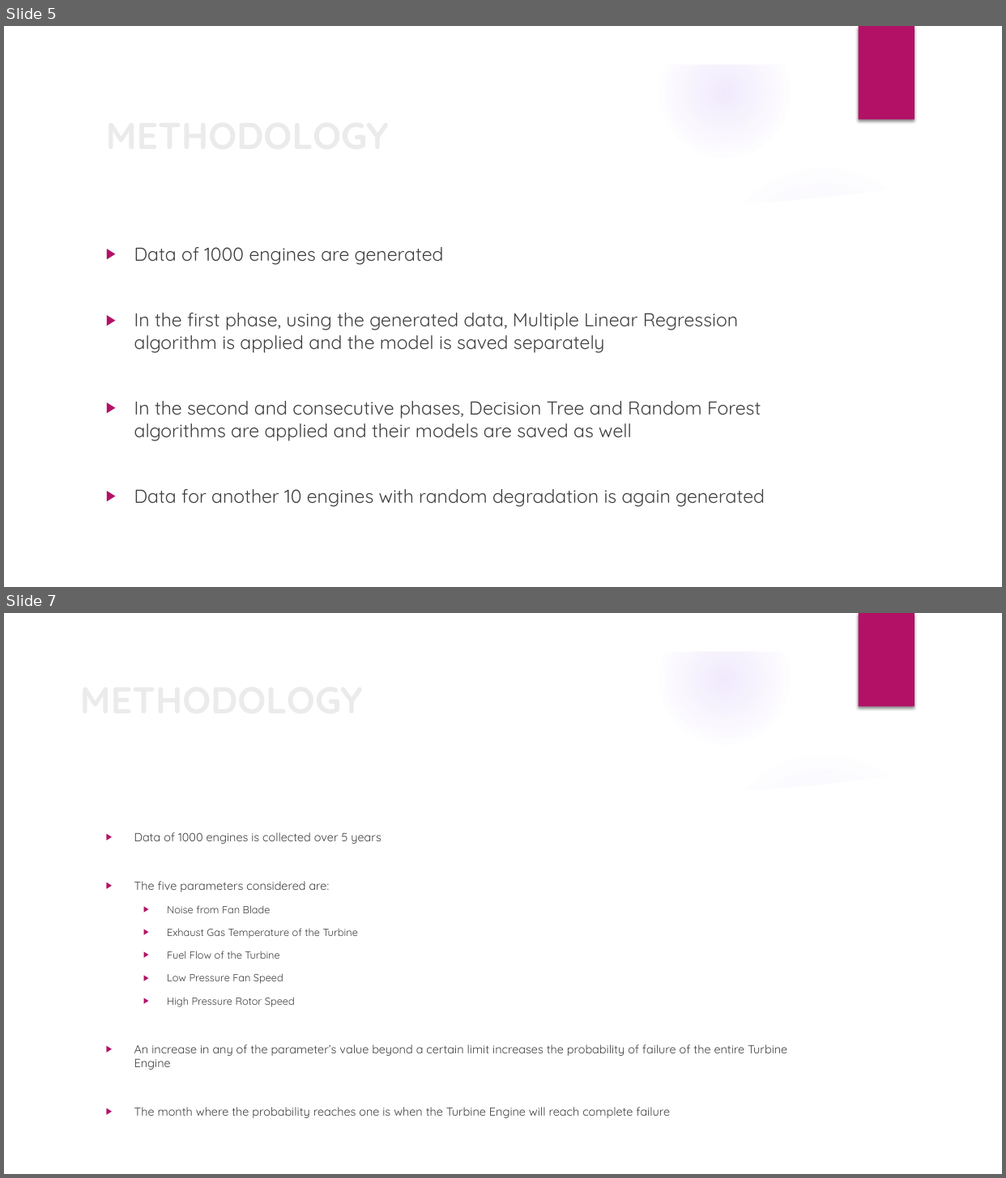
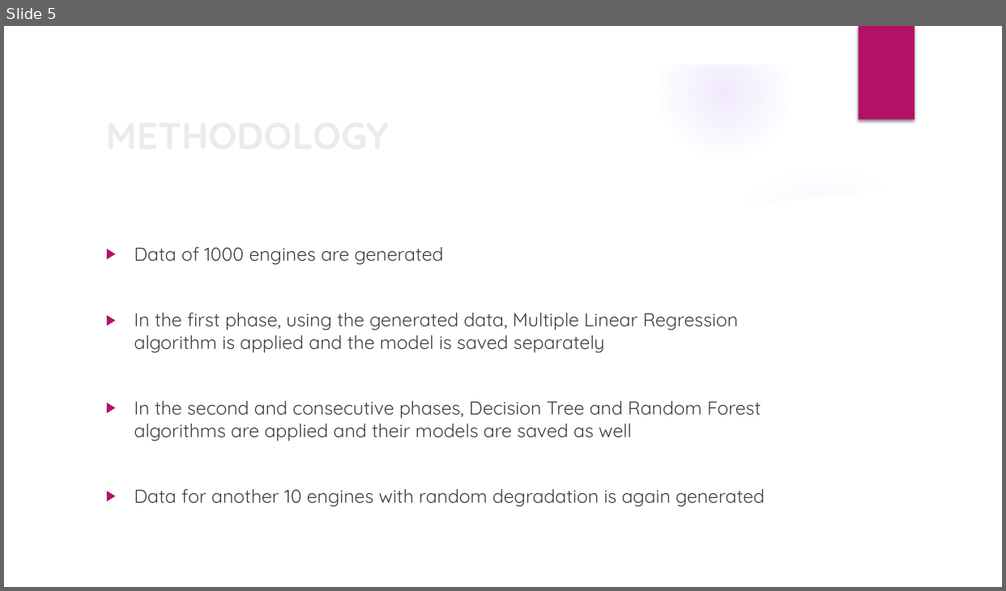
Before and after one commit to nsudhanva/ectm, a slide deck: docs/ectm_presentation.pptx. Shown one above the other, each under a label of ours: slides 5 and 7 before the commit, slide 5 after it; the slides between them are not shown. The pictures are 1006x1178 and 1006x591 pixels, drawn with LibreOffice and Linux fonts; fonts in the diff are those of the drawing; background and template pictures are left out. Boxes give left, top, right and bottom in pixels: in the first picture for what was removed or moved away, otherwise in the second. Text is boxed around its words. In the diff, an @@ line names an element or a change of style, - is before the commit and + after.

Commit message:
sample data done

```diff
--- a/docs/ectm_presentation.pptx
+++ b/docs/ectm_presentation.pptx
@@ slide 7 removed at [4,613,1002,1174], background picture (left out); not listed: 9 template elements that a slide beside it also shows @@
@@ title removed at [73,645,934,753] @@
-METHODOLOGY
@@ text removed at [134,833,787,1118] @@
-▶ Data of 1000 engines is collected over 5 years
-▶ The five parameters considered are:
-  ▶ Noise from Fan Blade
-  ▶ Exhaust Gas Temperature of the Turbine
-  ▶ Fuel Flow of the Turbine
-  ▶ Low Pressure Fan Speed
-  ▶ High Pressure Rotor Speed
-▶ An increase in any of the parameter’s value beyond a certain limit increases the probability of failure of the entire Turbine Engine
-▶ The month where the probability reaches one is when the Turbine Engine will reach complete failure
```
Also in this commit, not shown: 4 slides changed, 3 slides added, 2 other slides removed, 4 other files.
